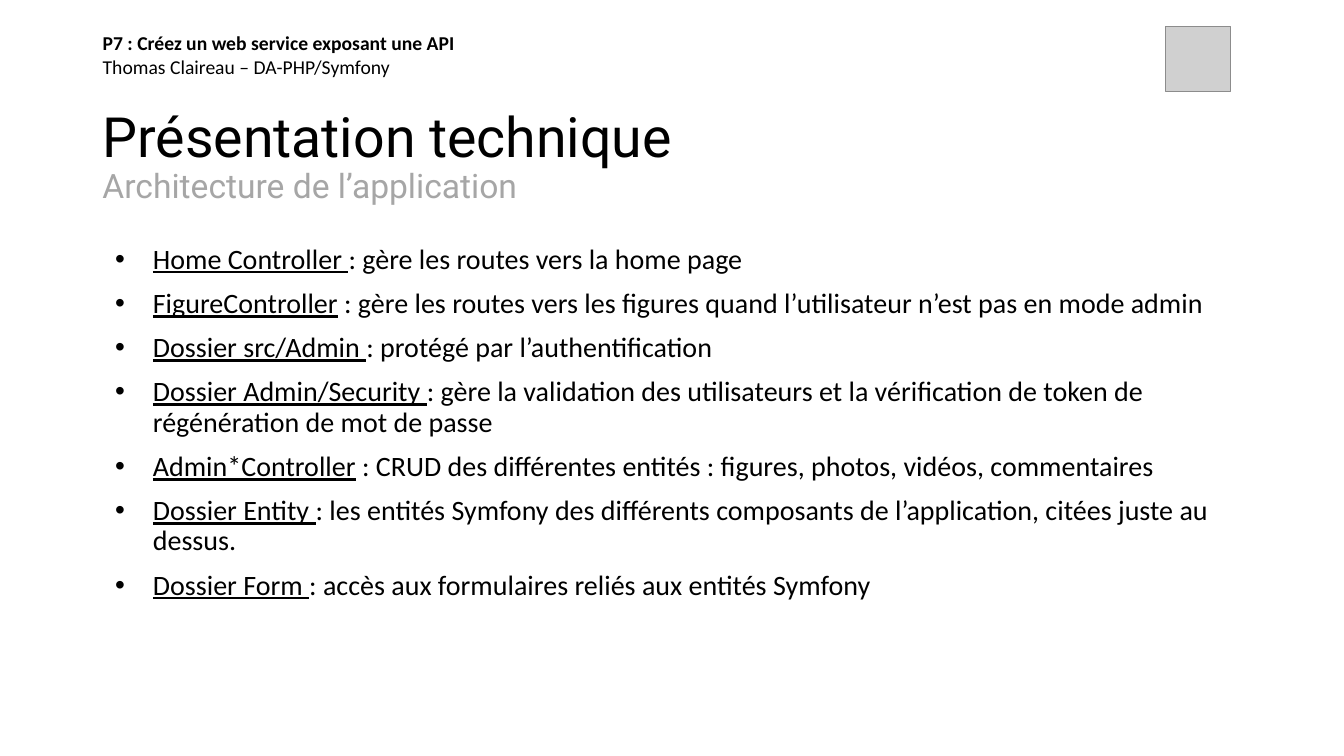
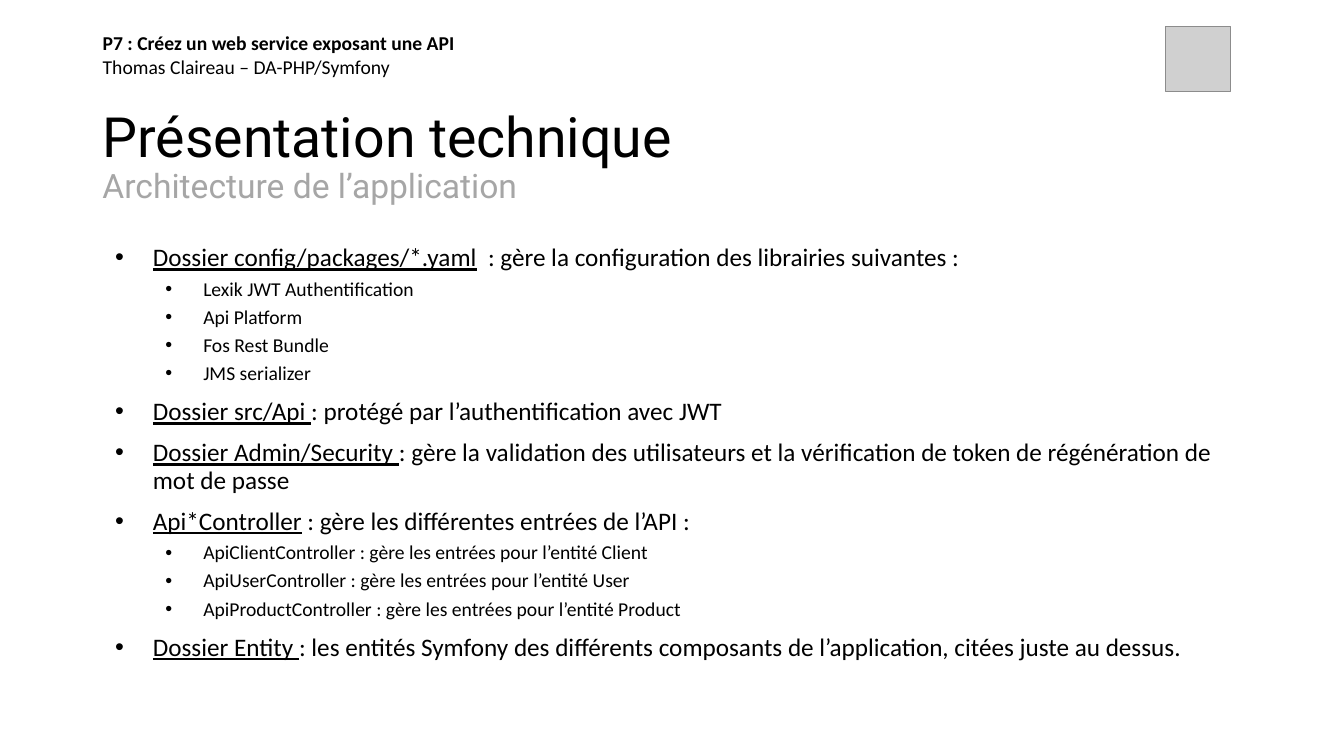
Before and after one commit to thomas-claireau/PHP-P7-Openclassrooms, a slide deck: slide 8 of P7_claireau_thomas/présentation-p7-php-openclassrooms.pptx. Drawn at 1344x756 pixels with LibreOffice and Linux fonts; fonts in the diff are those of the drawing; grey boxes stand for pictures. Boxes give left, top, right and bottom in pixels: in the first picture for what was removed or moved away, otherwise in the second. Text is boxed around its words. In the diff, an @@ line names an element or a change of style, - is before the commit and + after.

```diff
--- a/P7_claireau_thomas/présentation-p7-php-openclassrooms.pptx
+++ b/P7_claireau_thomas/présentation-p7-php-openclassrooms.pptx
@@ text at (x1=153, y1=248, x2=946, y2=425): text changed; size 20 to 18 pt @@
-• Home Controller : gère les routes vers la home page
-• FigureController : gère les routes vers les figures quand l’utilisateur n’est pas en mode admin
-• Dossier src/Admin : protégé par l’authentification
+• Dossier config/packages/*.yaml : gère la configuration des librairies suivantes :
+  • Lexik JWT Authentification
+  • Api Platform
+  • Fos Rest Bundle
+  • JMS serializer
+• Dossier src/Api : protégé par l’authentification avec JWT
@@ text at (x1=153, y1=443, x2=1211, y2=661): size 20 to 18 pt in "Dossier Admin/Security : gère la validation des ...", "Dossier Entity : les entités Symfony des ..." @@
@@ text at (x1=153, y1=512, x2=680, y2=620): text changed; size 20 to 14 pt @@
-• Admin*Controller : CRUD des différentes entités : figures, photos, vidéos, commentaires
+• Api*Controller : gère les différentes entrées de l’API :
+  • ApiClientController : gère les entrées pour l’entité Client
+  • ApiUserController : gère les entrées pour l’entité User
+  • ApiProductController : gère les entrées pour l’entité Product
@@ text at (x1=153, y1=575, x2=870, y2=600): paragraph removed @@
-• Dossier Form : accès aux formulaires reliés aux entités Symfony
```
Also in this commit, not shown: 3 other slides changed.
